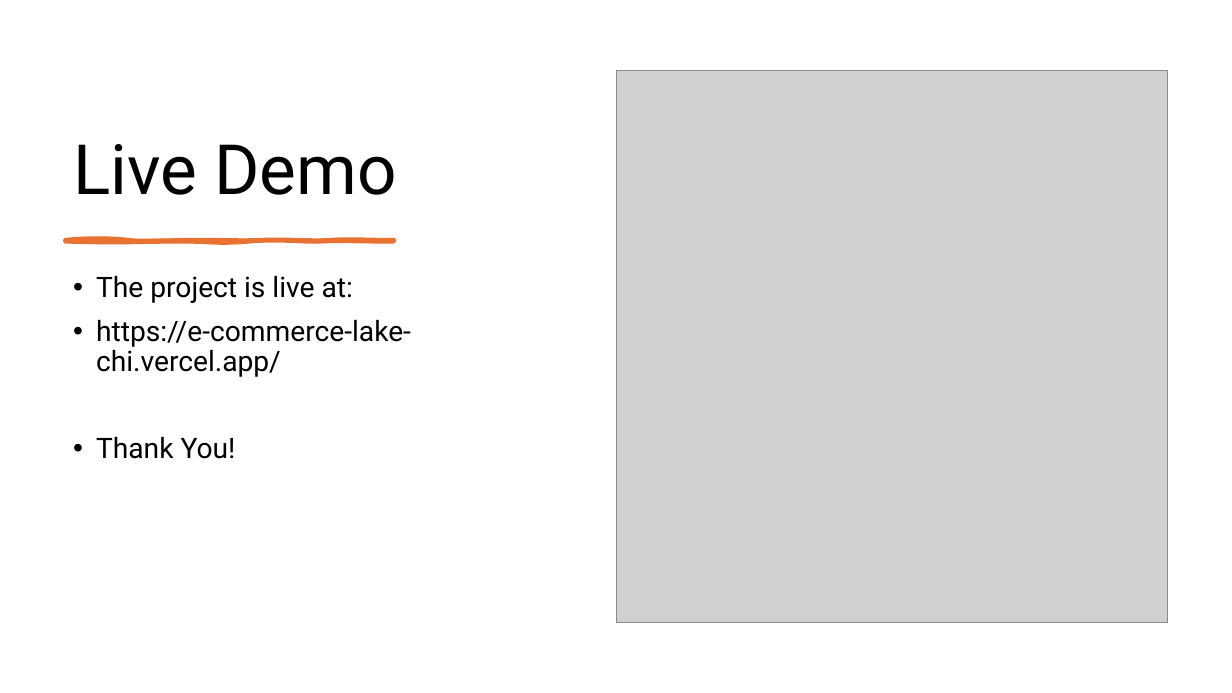
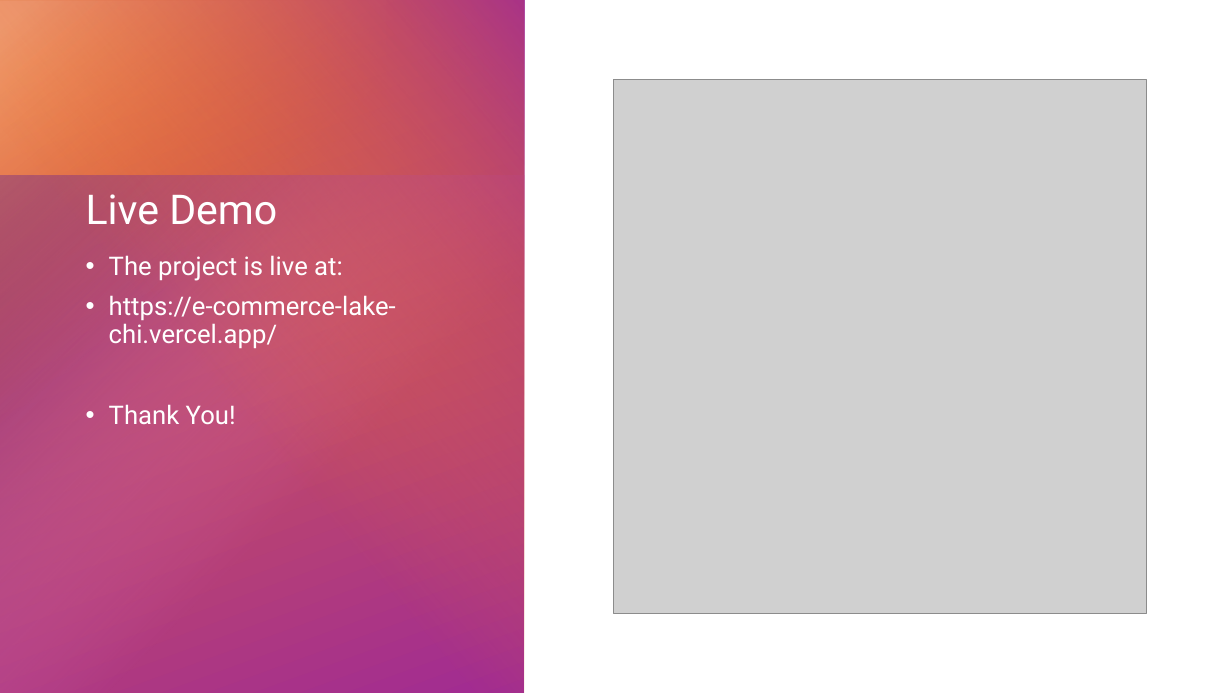
Before and after one commit to Youssef-Atef-20/E-Commerce, a slide deck: slide 11 of Hot Deals Platform.pptx (slide 7 before the commit). Drawn at 1232x693 pixels with LibreOffice and Linux fonts; fonts in the diff are those of the drawing; grey boxes stand for pictures. Boxes give left, top, right and bottom in pixels: in the first picture for what was removed or moved away, otherwise in the second. Text is boxed around its words. In the diff, an @@ line names an element or a change of style, - is before the commit and + after.

```diff
--- a/Hot Deals Platform.pptx
+++ b/Hot Deals Platform.pptx
@@ group added at box(0, 0, 525, 693): 4 rectangles @@
@@ title "Live Demo": place and size @@
-title "Live Demo" at box(73, 144, 396, 195)
+title "Live Demo" at box(86, 194, 277, 225)
@@ title "Live Demo" at box(86, 194, 277, 225): size 54 to 32 pt, text colour #000000 to #FFFFFF @@
@@ picture: place and size @@
-picture at box(616, 71, 1168, 623)
+picture at box(613, 79, 1147, 614)
@@ freeform shape removed at box(65, 240, 394, 242) @@
@@ text "The project is live at:": place and size @@
-text "The project is live at:" at box(96, 275, 411, 459)
+text "The project is live at:" at box(109, 255, 396, 424)
@@ text "The project is live at:" at box(109, 255, 396, 424): size 22 to 20 pt, text colour #000000 to #FFFFFF @@
```
Also in this commit, not shown: 5 other slides changed, 5 slides added, 1 slide removed.
